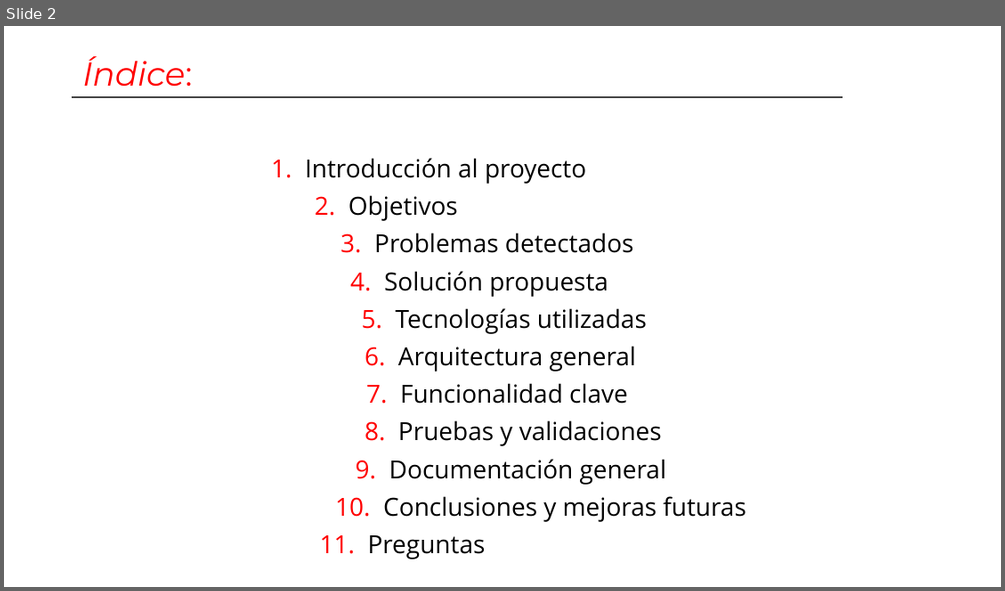
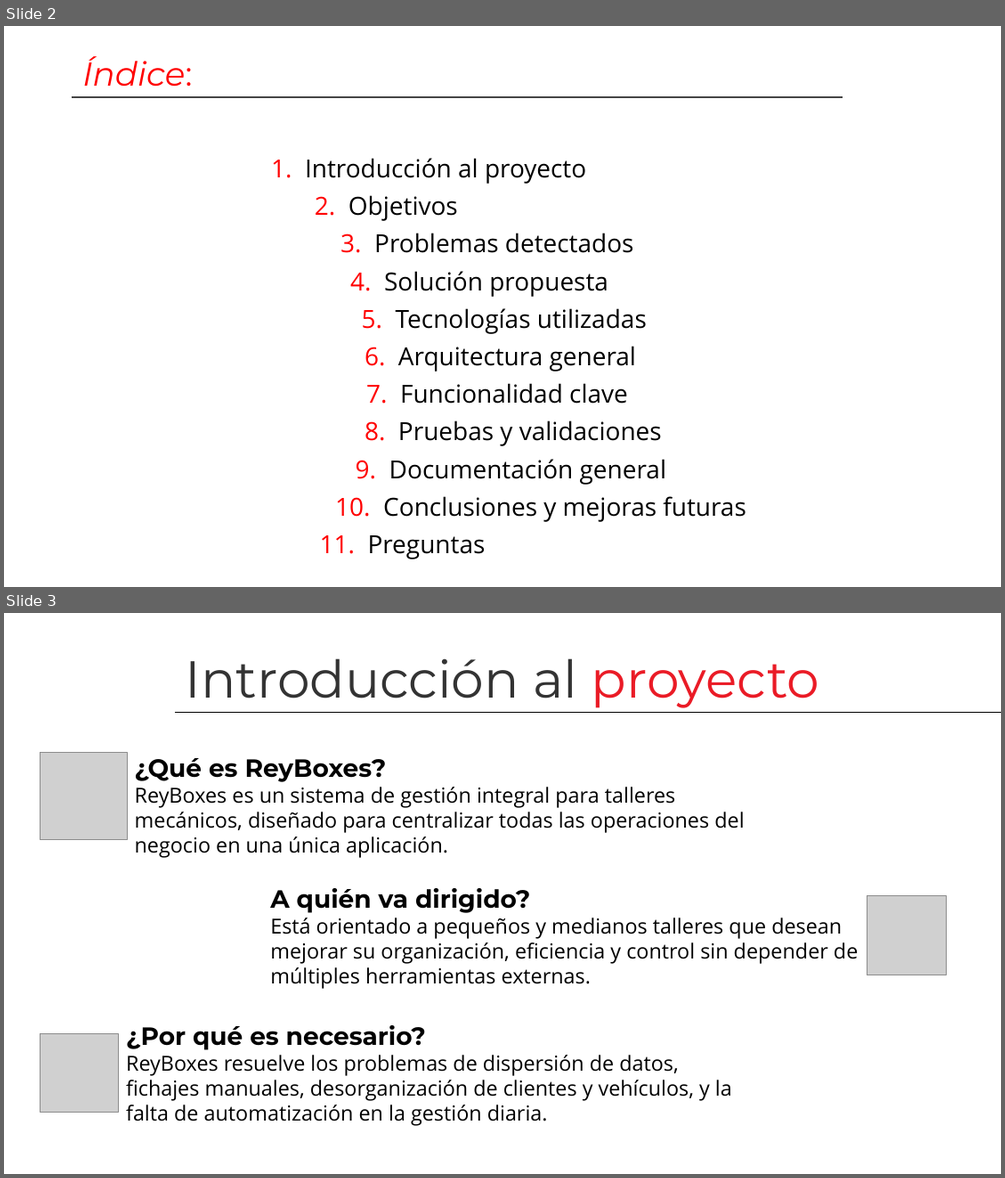
Before and after one commit to AlvaroGT17/PFDG, a slide deck: Documentacion/Presentacion power point/ReyBoxes - Sistema de Gestión de Taller Mecánico.pptx. Shown one above the other, each under a label of ours: slide 2 before the commit, slides 2 and 3 after it. The pictures are 1005x591 and 1005x1178 pixels, drawn with LibreOffice and Linux fonts; fonts in the diff are those of the drawing; grey boxes stand for pictures; background and template pictures are left out. Boxes give left, top, right and bottom in pixels: in the first picture for what was removed or moved away, otherwise in the second. Text is boxed around its words. In the diff, an @@ line names an element or a change of style, - is before the commit and + after.

```diff
--- a/Documentacion/Presentacion power point/ReyBoxes - Sistema de Gestión de Taller Mecánico.pptx
+++ b/Documentacion/Presentacion power point/ReyBoxes - Sistema de Gestión de Taller Mecánico.pptx
@@ slide 3 added at box(4, 613, 1001, 1174), background picture (left out) @@
@@ text added at box(186, 658, 819, 708), 50 pt, text #333333 @@
+Introducción al proyecto
@@ line added from (175, 713) to (1001, 713), #000000 1 pt @@
@@ picture added at box(40, 753, 127, 840) @@
@@ text added at box(135, 758, 744, 858), 20 pt, text #000000 @@
+¿Qué es ReyBoxes?
+ReyBoxes es un sistema de gestión integral para talleres mecánicos, diseñado para centralizar todas las operaciones del negocio en una única aplicación.
@@ text added at box(270, 888, 858, 989), 20 pt, text #000000 @@
+A quién va dirigido?
+Está orientado a pequeños y medianos talleres que desean mejorar su organización, eficiencia y control sin depender de múltiples herramientas externas.
@@ picture added at box(867, 896, 947, 975) @@
@@ picture added at box(40, 1034, 119, 1112) @@
@@ text added at box(126, 1025, 732, 1126), 20 pt, text #000000 @@
+¿Por qué es necesario?
+ReyBoxes resuelve los problemas de dispersión de datos, fichajes manuales, desorganización de clientes y vehículos, y la falta de automatización en la gestión diaria.
```
Also in this commit, not shown: 6 other slides added, 24 other files.
